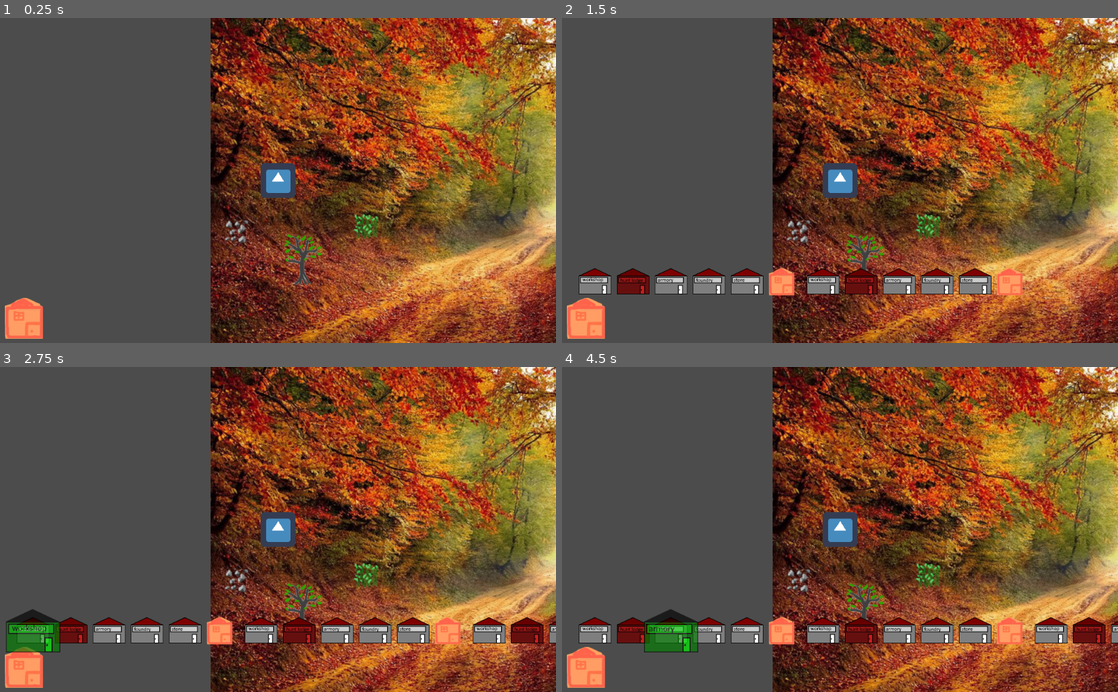
Above: before the commit, frames 1-4 (two rows, left to right).
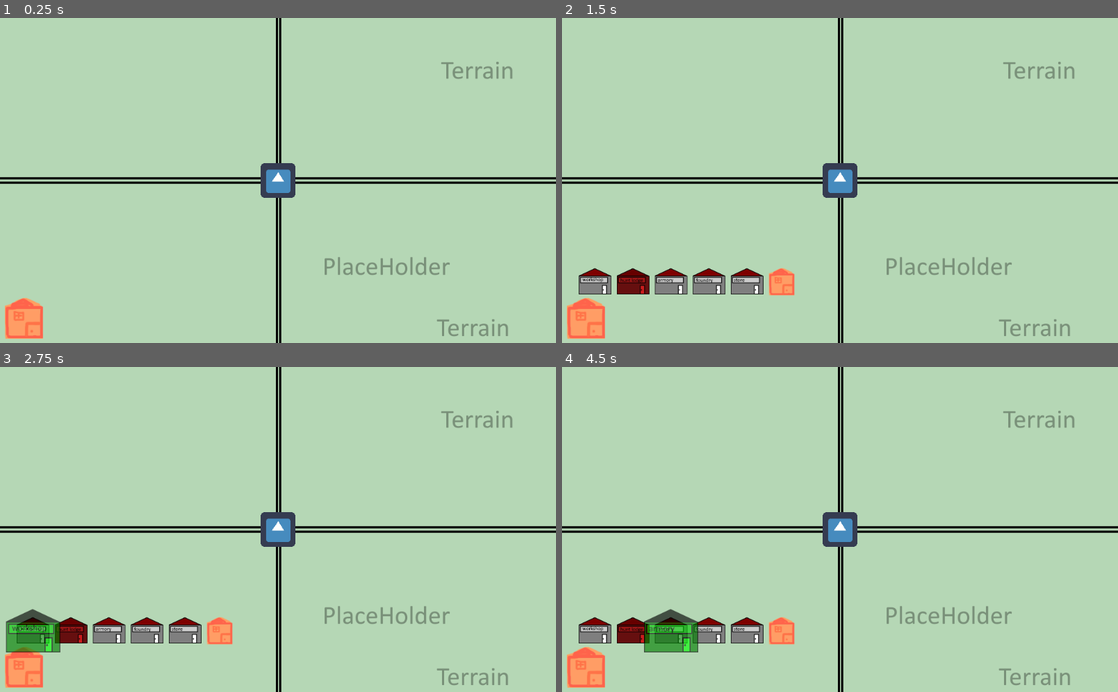
Above: after the commit, the same moments.

Repository: Xinginn/proficio
Game: Godot game, scene res://scenes/Playground/Playground.tscn
The game is run twice, just before and just after one commit, with the same random seed, the same clock (stepped at 60 frames per second) and the same inputs. The engine's default icon, where the game draws it, is replaced by a stand-in: a white triangle on a blue panel in a dark square.
Inputs (mouse positions are in pixels of both pictures, inside the frame that each line leads up to):
- Up to frame 1 (0.25 s): no input
- Up to frame 2 (1.5 s): click (584, 317) at 0.5 s; click (584, 317) at 1.25 s
- Up to frame 3 (2.75 s): click (33, 630) at 2.02 s
- Up to frame 4 (4.5 s): click (634, 630) at 2.77 s; click (595, 630) at 3.52 s; click (673, 630) at 4.27 s

The runs differ from the first frame. In frame 1, 99% of the frame differs, in the area x 0-100%, y 0-100%; in frame 2, 96%; in frame 3, 96%; in frame 4, 96%.

Commit message:
base generation du terrain
+manque variété, zones, biomes

Diff:
--- a/entities/Building/Building.gd
+++ b/entities/Building/Building.gd
@@ -58,6 +58,7 @@
 func _initialize(_owner, data, pos) -> void:
   building_owner = _owner
   building_data = data
+  texture = load("res://assets/buildings/%s.png" % data.label)
   global_position = pos
   max_health = building_data.max_health + 5 * _owner.construction
   health_bar.max_value = max_health
--- a/globals/game_manager.gd
+++ b/globals/game_manager.gd
@@ -8,6 +8,9 @@
 var rng: RandomNumberGenerator = RandomNumberGenerator.new()
 var save_number: int = 1
 var player_actor = null
+
+var world_width: int = 5
+var world_height: int = 3
 
 signal to_black_finished
 signal from_black_finished
--- a/scenes/Playground/Playground.gd
+++ b/scenes/Playground/Playground.gd
@@ -2,9 +2,11 @@
 
 const building_scene: PackedScene = preload('res://entities/building/building.tscn')
 const building_button_scene: PackedScene = preload('res://entities/building_button/building_button.tscn')
+const terrain_texture: Texture = preload('res://assets/terrain.png')
 
 onready var player = $World/Player
 onready var buildings_holder = $World/BuildingsHolder
+onready var terrains_holder = $World/TerrainsHolder
 onready var resource_spots_holder = $World/ResourceSpotsHolder
 onready var inventory_panel = $World/Player/Camera2D/InventoryPanel
 onready var building_buttons_container = $World/Player/Camera2D/StartBuildButton/BuildingButtonsContainer
@@ -19,6 +21,8 @@
 var type_to_build = null
 
 func _on_start_build_button_pressed():
+  for child in building_buttons_container.get_children():
+    child.queue_free()
   if is_selecting_building:
     build_mode_off()
   else:
@@ -84,6 +88,18 @@
   player.connect('resources_changed', inventory_panel, "_on_resources_changed")
   player.connect('inventory_changed', inventory_panel, "_on_inventory_changed")
 
+  # generation du terrain
+  var w = terrain_texture.get_width()
+  var h = terrain_texture.get_height()
+  for i in range(GameManager.world_width):
+    for j in range(GameManager.world_height):
+      var new_terrain = Sprite.new()
+      new_terrain.texture = terrain_texture
+      terrains_holder.add_child(new_terrain)
+      new_terrain.global_position = Vector2(w * i, h * j)
+
+  player.global_position = Vector2(GameManager.world_width * w / 2.0, GameManager.world_height * h / 2.0)
+
   # zone de seed pour test
   var new_armor = Data.crafts[0].product.new()
   player.inventory.gear['body'] = new_armor
--- a/scenes/Playground/Playground.tscn
+++ b/scenes/Playground/Playground.tscn
@@ -1,6 +1,5 @@
-[gd_scene load_steps=21 format=2]
-
-[ext_resource path="res://assets/bg_01.jpg" type="Texture" id=1]
+[gd_scene load_steps=20 format=2]
+
 [ext_resource path="res://entities/actor/actor.tscn" type="PackedScene" id=2]
 [ext_resource path="res://scenes/playground/playground.gd" type="Script" id=3]
 [ext_resource path="res://assets/buildings/building_01.png" type="Texture" id=4]
@@ -32,9 +31,9 @@
 z_index = 5
 texture = SubResource( 1 )
 
-[node name="World" type="Sprite" parent="."]
-texture = ExtResource( 1 )
-centered = false
+[node name="World" type="Node2D" parent="."]
+
+[node name="TerrainsHolder" type="Node2D" parent="World"]
 
 [node name="ResourceSpotsHolder" type="Node2D" parent="World"]
 
Binary file added: assets/terrain.png
Not shown, added: assets/terrain.png.import
